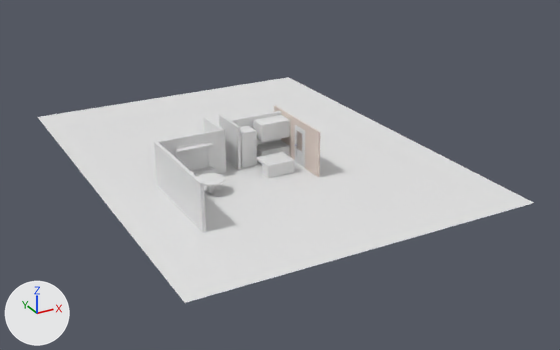
An edit to the Blender file cocina_living.blend, drawn before and after from the same camera.
Before and after are seen from a 50 mm lens placed at (-242.0, -440.0, 203.0), pointed at (-8.0, -14.0, -10.0). The axes (+X, +Y, +Z) are drawn at lower left. The lights are the same throughout. The first picture is the older version.

The scene before the commit, as lines of its bpy script (objects in view):
```python
ob_ctrl_hole = bpy.data.objects.new('CTRL_Hole', me_ctrl_hole_005)
ob_ctrl_hole.parent = ob_door_group
ob_ctrl_hole.location = (0.0, -0.12, -0.002)
ob_door = bpy.data.objects.new('Door', me_door_005)
ob_door.parent = ob_doorframe
ob_door.location = (0.418, -0.026, 1.05)
ob_doorframe = bpy.data.objects.new('DoorFrame', me_doorfrane_005)
ob_doorframe.parent = ob_door_group
ob_doorframe.location = (0.438, -26.43, -0.866)
ob_doorframe.scale = (13.1, 13.1, 13.1)
ob_estantes = bpy.data.objects.new('estantes', me_cube_003)
ob_estantes.location = (-10.6, -6.1, 21.8)
ob_estantes.scale = (10.7, 7.14, 5.89)
ob_handle_back = bpy.data.objects.new('Handle_Back', me_handle_back_005)
ob_handle_back.parent = ob_door
ob_handle_back.location = (-0.776, 0.00665, 0.0)
ob_piso = bpy.data.objects.new('PISO', me_plane)
ob_piso.location = (-18.5, 5.4, 0.0)
ob_piso.scale = (113.0, 150.0, 165.0)
ob_room = bpy.data.objects.new('Room', me_room)
ob_room.location = (0.8, -19.4, 0.1)
ob_room.rotation_euler = (0.0, 0.0, 1.571)  # degrees (0, 0, 90)
ob_room.scale = (12.9, -19.5, 12.9)
# also in view: 'pared derecha.003' at (-95.0, -48.0, 15.0); 'pared derecha' at (-38.0, 0.0, 15.0); 'refrigerador' at (-30.0, -7.0, 12.0); 'RACK' at (-70.0, -17.0, 16.0); 'paredDetras.001' at (-72.0, -14.0, 15.0)
```
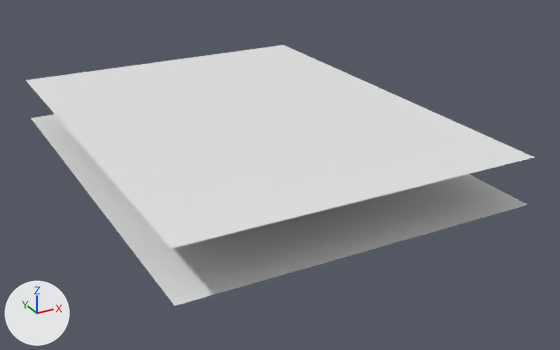
Not visible in the pictures: 'Handle_Back'.

ob_ctrl_hole is not drawn itself; it is used by a modifier of ob_room.

Location of each change, (x1, y1, x2, y2) in pixels of the pictures (560 x 350 px):
'PISO.001', added: after (26, 45, 534, 248)
'PISO', moved: before (38, 77, 534, 303); after (31, 114, 528, 306)
'Room', deleted: before (274, 106, 320, 177)
'Door', deleted: before (295, 127, 304, 168)
    faces in mat_door_material: (295, 127, 304, 168)
'DoorFrame', deleted: before (295, 125, 305, 168)
'pared derecha.003', unchanged, covered by the edit: before (154, 141, 206, 233)
'paredDetras.001', unchanged, covered by the edit: before (157, 129, 223, 174)
'RACK', unchanged, covered by the edit: before (175, 140, 214, 170)

Diff of the bpy script that builds the scene:
```diff
--- a/cocina_living.blend.py
+++ b/cocina_living.blend.py
@@ ob_room @@
-ob_room = bpy.data.objects.new('Room', me_room)
-ob_room.location = (0.8, -19.4, 0.1)
-ob_room.rotation_euler = (0.0, 0.0, 1.571)  # degrees (0, 0, 90)
-ob_room.scale = (12.9, -19.5, 12.9)
-_m = ob_room.modifiers.new('Boolean', 'BOOLEAN')
-_m.object = ob_ctrl_hole
@@ ob_baseboard @@
 ob_baseboard = bpy.data.objects.new('Baseboard', me_baseboard)
-ob_baseboard.parent = ob_room
 ob_baseboard.location = (0.0, 0.0, 0.0)
@@ ob_piso @@
 ob_piso = bpy.data.objects.new('PISO', me_plane)
-ob_piso.location = (-18.5, 5.4, 0.0)
+ob_piso.location = (-23.6, 5.4, 0.0)
 ob_piso.scale = (113.0, 150.0, 165.0)
@@ ob_doorframe @@
-ob_doorframe = bpy.data.objects.new('DoorFrame', me_doorfrane_005)
-ob_doorframe.parent = ob_door_group
-ob_doorframe.matrix_parent_inverse = Matrix(((1.0, 0.0, 0.0, -0.438), (0.0, 1.0, 0.0, 26.43), (0.0, 0.0, 1.0, 0.866), (0.0, 0.0, 0.0, 1.0)))
-ob_doorframe.location = (0.438, -26.43, -0.866)
-ob_doorframe.scale = (13.1, 13.1, 13.1)
@@ ob_door @@
-ob_door = bpy.data.objects.new('Door', me_door_005)
-ob_door.parent = ob_doorframe
-ob_door.location = (0.418, -0.026, 1.05)
@@ ob_handle_front @@
 ob_handle_front = bpy.data.objects.new('Handle_Front', me_handle_front_005)
-ob_handle_front.parent = ob_door
 ob_handle_front.location = (-0.776, 0.023, 0.0)
@@ ob_handle_back @@
-ob_handle_back = bpy.data.objects.new('Handle_Back', me_handle_back_005)
-ob_handle_back.parent = ob_door
-ob_handle_back.location = (-0.776, 0.00665, 0.0)
-_m = ob_handle_back.modifiers.new('Subdivision', 'SUBSURF')
-_m.levels = 2
@@ ob_door_group @@
 ob_door_group = bpy.data.objects.new('Door_Group', None)
-ob_door_group.parent = ob_room
 ob_door_group.matrix_parent_inverse = Matrix(((0.0, 0.0776, 0.0, 1.503), (0.0512, 0.0, 0.0, -0.0389), (0.0, 0.0, 0.0776, -0.00661), (0.0, 0.0, 0.0, 1.0)))
@@ ob_ctrl_hole @@
-ob_ctrl_hole = bpy.data.objects.new('CTRL_Hole', me_ctrl_hole_005)
-ob_ctrl_hole.parent = ob_door_group
-ob_ctrl_hole.location = (0.0, -0.12, -0.002)
-ob_ctrl_hole.visible_camera = False
-ob_ctrl_hole.visible_diffuse = False
-ob_ctrl_hole.visible_glossy = False
-ob_ctrl_hole.visible_transmission = False
-ob_ctrl_hole.visible_shadow = False
-ob_ctrl_hole.hide_render = True
@@ ob_piso_001 @@
+ob_piso_001 = bpy.data.objects.new('PISO.001', me_plane.copy())  # the mesh of ob_piso
+ob_piso_001.location = (-23.6, 5.4, 30.6)
+ob_piso_001.scale = (113.0, 150.0, 165.0)
+_m = ob_piso_001.modifiers.new('Boolean', 'BOOLEAN')
+_m.operand_type = 'COLLECTION'
```
